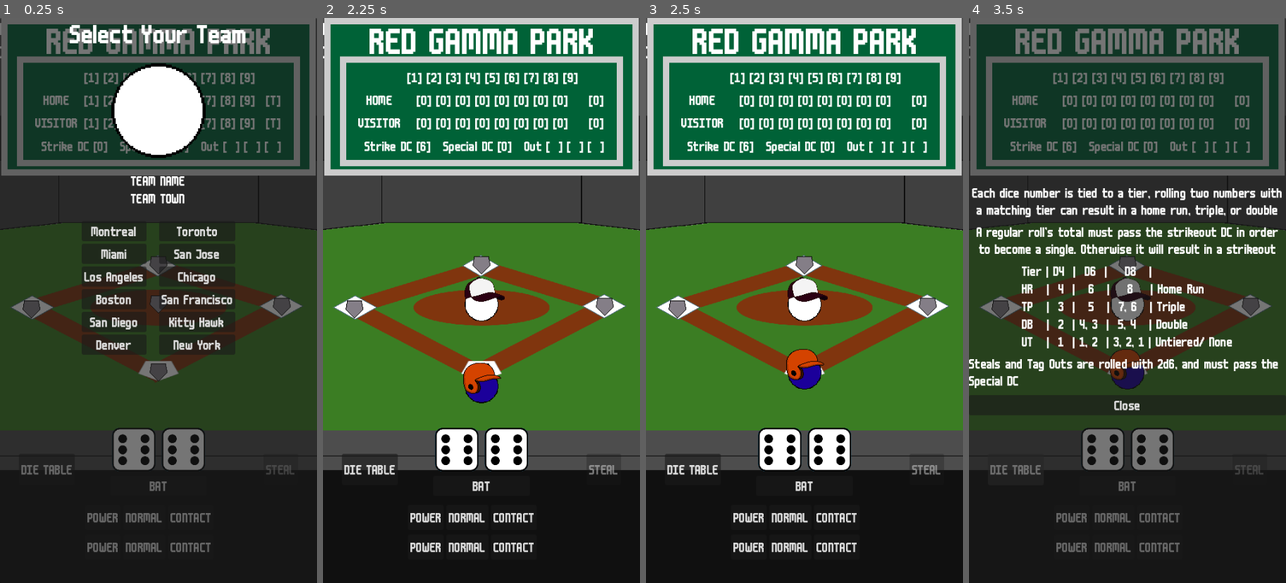
Above: before the commit, frames 1-4 (left to right).
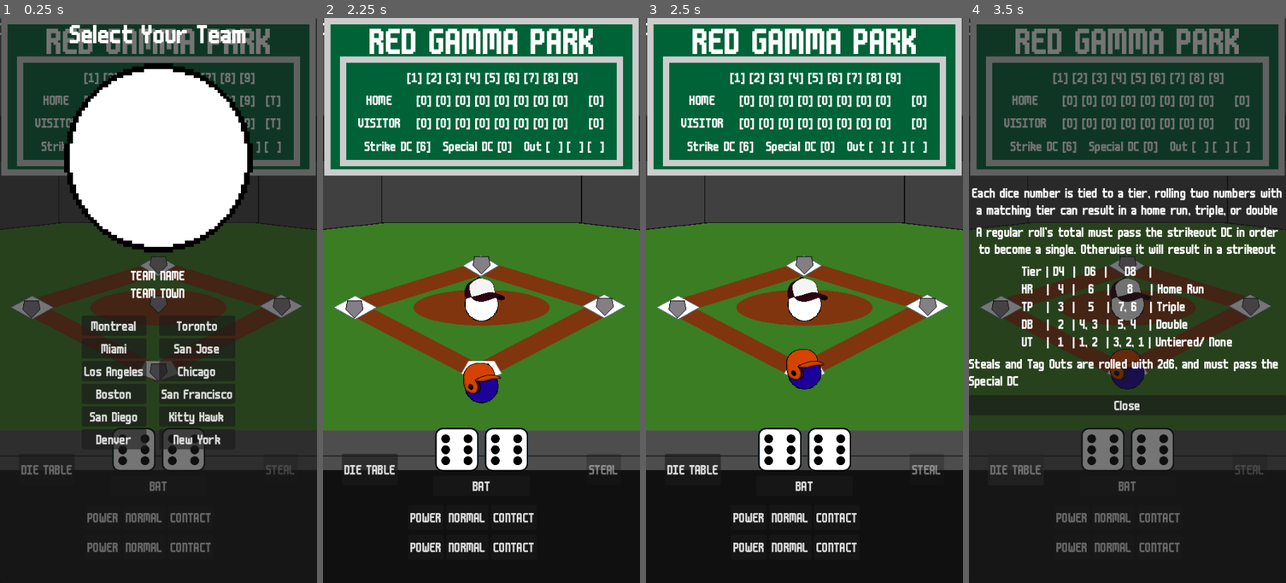
Above: after the commit, the same moments.

Repository: articrus/ROLL_BASEBALL
Game: Godot game, scene res://scenes/game_scene.tscn
Same seed, same stepped clock (60 frames per second), same inputs: the game is played once before the commit and once after it. This scene is started directly instead of the project's main scene.
Inputs:
- Up to frame 1 (0.25 s): no input
- Up to frame 2 (2.25 s): click "NORMAL" at 0.5 s; click "NORMAL" at 1.25 s; click "New York" at 2 s
- Up to frame 3 (2.5 s): no input
- Up to frame 4 (3.5 s): click "DIE TABLE" at 2.75 s

The runs differ from the first frame. In frame 1, 18% of the frame differs, in the area x 0-80%, y 1-77%; in frame 2, less than 0.1%; in frame 3, less than 0.1%; in frame 4, less than 0.1%.

Commit message:
New Logos + More
-Added some of the team logos (6/12)
-Finally added result text
-Added result text for tagging out, stealing, getting outed, and stealing points
-Teamselect updates logo texture rather than colors (redo team colors at some point)

TODO:
-More graphical and code polish
-Set up verification email and proper error handling

Diff:
--- a/scenes/ui_scenes/team_select.tscn
+++ b/scenes/ui_scenes/team_select.tscn
@@ -27,7 +27,7 @@
 horizontal_alignment = 1
 
 [node name="TeamLogo" type="TextureRect" parent="VBoxContainer" unique_id=1225458643]
-custom_minimum_size = Vector2(150, 150)
+custom_minimum_size = Vector2(300, 300)
 layout_mode = 2
 size_flags_horizontal = 4
 size_flags_vertical = 4
--- a/scripts/managers/game_manager.gd
+++ b/scripts/managers/game_manager.gd
@@ -90,12 +90,15 @@
 		advance_one_base.emit(base)
 		if base < 2:
 			bases[base + 1] = true # Advance to next base
+			Signalbus.display_batting_result.emit("STEAL!")
 			return 0
 		else:
+			Signalbus.display_batting_result.emit("POINT STOLEN!")
 			return 1 # Stole home base, stole a point
 	else:
 		strike_one_base.emit(base)
 		strikeouts += 1
+		Signalbus.display_batting_result.emit("OUT!")
 		return 0
 
 # Attempt to tag out the furthest player (returns strikeouts)
@@ -105,15 +108,18 @@
 	bases[base] = false
 	if Dice._roll_die(6) + Dice._roll_die(6) >= specialDC[current_inning]:
 		strike_one_base.emit(base)
+		Signalbus.display_batting_result.emit("TAG OUT!")
 		strikeouts += 1
 		return 0
 	else:
 		if base < 2:
 			bases[base + 1] = true
 			advance_one_base.emit(base)
+			Signalbus.display_batting_result.emit("POINT STOLEN!")
 			return 0
 		else:
 			advance_one_base.emit(base)
+			Signalbus.display_batting_result.emit("STEAL!")
 			return 1
 
 func _special_pressed() -> void:
--- a/scripts/ui/player_ui.gd
+++ b/scripts/ui/player_ui.gd
@@ -5,8 +5,8 @@
 @onready var specialButton = $Bottom/HBoxContainer/StealTagButton
 @onready var die_table = $DiceTable
 @onready var gameOver = $GameOver
+@onready var resultLabel = $ResultText
 # Temporary Nodes
-@onready var result = $DebugDisplay/BattingResult
 @onready var inning = $DebugDisplay/Inning
 # Export vars
 @export var left_die_type: Enums.DIE_TYPES = Enums.DIE_TYPES.NORMAL
@@ -19,6 +19,10 @@
 
 func _roll_dice() -> void:
 	Signalbus.process_roll.emit(left_die_type, right_die_type)
+
+func _display_result(result: String) -> void:
+	resultLabel.visible = true
+	resultLabel._set_text(result)
 
 func _change_left_die(die: Enums.DIE_TYPES) -> void:
 	left_die_type = die
@@ -41,9 +45,6 @@
 	right_box.powerBtn.pressed.connect(_change_right_die.bind(Enums.DIE_TYPES.POWER))
 	right_box.normalBtn.pressed.connect(_change_right_die.bind(Enums.DIE_TYPES.NORMAL))
 	right_box.contactBtn.pressed.connect(_change_right_die.bind(Enums.DIE_TYPES.CONTACT))
-
-func _show_result(toPrint: String) -> void:
-	result.text = "RESULT: " + toPrint
 
 func _update_inning(newInning: int) -> void:
 	inning.text = "INNING: " + str(newInning)
@@ -78,8 +79,8 @@
 func _connect_signals() -> void:
 	Signalbus.roll_button_pressed.connect(_roll_dice)
 	Signalbus.game_over.connect(_game_over)
+	Signalbus.display_batting_result.connect(_display_result)
 	# Temporary display results
-	Signalbus.display_batting_result.connect(_show_result)
 	Signalbus.update_inning.connect(_update_inning)
 
 func _on_die_table_buton_pressed() -> void:
--- /dev/null
+++ b/scripts/ui/result_text.gd
@@ -0,0 +1,23 @@
+extends Label
+# Export Vars
+@export var max_time: float = 3.0
+@export var typing_speed : float = 60
+# Other Vars
+var typing_time : float
+var time_elapsed: float
+
+func _set_text(result: String) -> void:
+	time_elapsed = 0
+	self.text = result
+	self.visible_characters = 0
+	typing_time = 0
+	while self.visible_characters < self.get_total_character_count():
+		typing_time += get_process_delta_time()
+		self.visible_characters = typing_speed * typing_time as int
+		await get_tree().process_frame
+
+func _process(delta: float) -> void:
+	time_elapsed += delta
+	if time_elapsed >= max_time:
+		time_elapsed = 0
+		self.visible = false
--- a/scripts/ui/team_select.gd
+++ b/scripts/ui/team_select.gd
@@ -18,7 +18,18 @@
 @onready var teamCityTag = $VBoxContainer/TeamInfo/City
 # Team Logos
 @onready var teamLogos = {
-	Enums.CITY.MTL: "PATH STRING"
+	Enums.CITY.MTL: load("res://art/logos/baristas-512x512.png"),
+	Enums.CITY.TOR: load("res://art/logos/baristas-512x512.png"),
+	Enums.CITY.MIA: load("res://art/logos/crocodiles-512x512.png"),
+	Enums.CITY.SAJOS: load("res://art/logos/baristas-512x512.png"),
+	Enums.CITY.LA: load("res://art/logos/surfers-512x512.png"),
+	Enums.CITY.CHI: load("res://art/logos/baristas-512x512.png"),
+	Enums.CITY.BOS: load("res://art/logos/baristas-512x512.png"),
+	Enums.CITY.SAFRA: load("res://art/logos/seals-512x512.png"),
+	Enums.CITY.SADIE: load("res://art/logos/baristas-512x512.png"),
+	Enums.CITY.KH: load("res://art/logos/aviators-512x512.png"),
+	Enums.CITY.DEN: load("res://art/logos/miners-512x512.png"),
+	Enums.CITY.NY: load("res://art/logos/baristas-512x512.png")
 }
 
 func _ready() -> void:
@@ -28,18 +39,6 @@
 func _bind_buttons() -> void:
 	for city in teamButtons:
 		teamButtons[city].pressed.connect(_on_team_pressed.bind(city))
-	#teamButtons[Enums.CITY.MTL].pressed.connect(_on_team_pressed.bind(Enums.CITY.MTL))
-	#teamButtons[Enums.CITY.TOR].pressed.connect(_on_team_pressed.bind(Enums.CITY.TOR))
-	#teamButtons[Enums.CITY.MIA].pressed.connect(_on_team_pressed.bind(Enums.CITY.MIA))
-	#teamButtons[Enums.CITY.SAJOS].pressed.connect(_on_team_pressed.bind(Enums.CITY.SAJOS))
-	#teamButtons[Enums.CITY.LA].pressed.connect(_on_team_pressed.bind(Enums.CITY.LA))
-	#teamButtons[Enums.CITY.CHI].pressed.connect(_on_team_pressed.bind(Enums.CITY.CHI))
-	#teamButtons[Enums.CITY.BOS].pressed.connect(_on_team_pressed.bind(Enums.CITY.BOS))
-	#teamButtons[Enums.CITY.SAFRA].pressed.connect(_on_team_pressed.bind(Enums.CITY.SAFRA))
-	#teamButtons[Enums.CITY.SADIE].pressed.connect(_on_team_pressed.bind(Enums.CITY.SADIE))
-	#teamButtons[Enums.CITY.KH].pressed.connect(_on_team_pressed.bind(Enums.CITY.KH))
-	#teamButtons[Enums.CITY.DEN].pressed.connect(_on_team_pressed.bind(Enums.CITY.DEN))
-	#teamButtons[Enums.CITY.NY].pressed.connect(_on_team_pressed.bind(Enums.CITY.NY))
 
 func _on_team_pressed(city: Enums.CITY) -> void:
 	Signalbus.team_selected.emit(city)
@@ -48,13 +47,11 @@
 
 func _display_team_text(city: Enums.CITY) -> void:
 	teamLogo.visible = true
-	teamLogo.modulate = Enums.CITY_COLORS[city]
-	#teamLogo.texture = teamLogos[city]
+	teamLogo.texture = teamLogos[city]
 	match city:
 		Enums.CITY.MTL:
 			teamNameTag.text = "Mile-End Baristas"
 			teamCityTag.text = "Montreal"
-			teamLogo.modulate = Enums.CITY_COLORS[city]
 		Enums.CITY.TOR:
 			teamNameTag.text = "Christie Pits Runners"
 			teamCityTag.text = "Toronto"
--- /dev/null
+++ b/ui/hud_components/result_text.tscn
@@ -0,0 +1,26 @@
+[gd_scene format=3 uid="uid://kbcnj7hk78eo"]
+
+[ext_resource type="Theme" uid="uid://cjwjb6wa1fg38" path="res://ui/themes/baseball_text.tres" id="1_s61yg"]
+[ext_resource type="Script" uid="uid://c6fn0mushoum7" path="res://scripts/ui/result_text.gd" id="2_tj2n3"]
+
+[sub_resource type="StyleBoxFlat" id="StyleBoxFlat_f7sc3"]
+bg_color = Color(0, 0, 0, 0.78431374)
+
+[node name="ResultText" type="Label" unique_id=1215806943]
+anchors_preset = 8
+anchor_left = 0.5
+anchor_top = 0.5
+anchor_right = 0.5
+anchor_bottom = 0.5
+offset_left = -147.5
+offset_top = -45.0
+offset_right = 147.5
+offset_bottom = 45.0
+grow_horizontal = 2
+grow_vertical = 2
+theme = ExtResource("1_s61yg")
+theme_override_font_sizes/font_size = 90
+theme_override_styles/normal = SubResource("StyleBoxFlat_f7sc3")
+text = "HOME RUN!"
+horizontal_alignment = 1
+script = ExtResource("2_tj2n3")
--- a/ui/player_ui.tscn
+++ b/ui/player_ui.tscn
@@ -6,6 +6,7 @@
 [ext_resource type="PackedScene" uid="uid://bpnosv5irtluk" path="res://ui/hud_components/roll_box.tscn" id="4_iwa1g"]
 [ext_resource type="Theme" uid="uid://cjwjb6wa1fg38" path="res://ui/themes/baseball_text.tres" id="5_lp0io"]
 [ext_resource type="PackedScene" uid="uid://ce5ug38xtyrlh" path="res://scenes/ui_scenes/dice_table.tscn" id="6_ykvpg"]
+[ext_resource type="PackedScene" uid="uid://kbcnj7hk78eo" path="res://ui/hud_components/result_text.tscn" id="7_g1ro4"]
 [ext_resource type="PackedScene" uid="uid://47ioydhmhpft" path="res://scenes/ui_scenes/game_over.tscn" id="7_hff70"]
 [ext_resource type="PackedScene" uid="uid://btxim5i06julr" path="res://ui/hud_components/scoreboard.tscn" id="8_f7sc3"]
 
@@ -77,12 +78,6 @@
 offset_right = 40.0
 offset_bottom = 40.0
 
-[node name="BattingResult" type="Label" parent="DebugDisplay" unique_id=142261875]
-layout_mode = 2
-theme = ExtResource("5_lp0io")
-theme_override_font_sizes/font_size = 32
-text = "RESULT: NAN"
-
 [node name="Inning" type="Label" parent="DebugDisplay" unique_id=1711875604]
 layout_mode = 2
 theme = ExtResource("5_lp0io")
@@ -106,6 +101,14 @@
 grow_vertical = 1
 pivot_offset = Vector2(250, 0)
 
+[node name="ResultText" parent="." unique_id=1215806943 instance=ExtResource("7_g1ro4")]
+visible = false
+layout_mode = 1
+offset_left = -147.0
+offset_top = -181.0
+offset_right = 148.0
+offset_bottom = -91.0
+
 [node name="DiceTable" parent="." unique_id=1740025211 instance=ExtResource("6_ykvpg")]
 visible = false
 layout_mode = 1
Binary file added: art/logos/aviators-512x512.png
Not shown, added: art/logos/aviators-512x512.png.import
Binary file added: art/logos/baristas-512x512.png
Not shown, added: art/logos/baristas-512x512.png.import
Binary file added: art/logos/crocodiles-512x512.png
Not shown, added: art/logos/crocodiles-512x512.png.import
Binary file added: art/logos/miners-512x512.png
Not shown, added: art/logos/miners-512x512.png.import
Binary file added: art/logos/seals-512x512.png
Not shown, added: art/logos/seals-512x512.png.import
Binary file added: art/logos/surfers-512x512.png
Not shown, added: art/logos/surfers-512x512.png.import
(and 1 more such lines)
